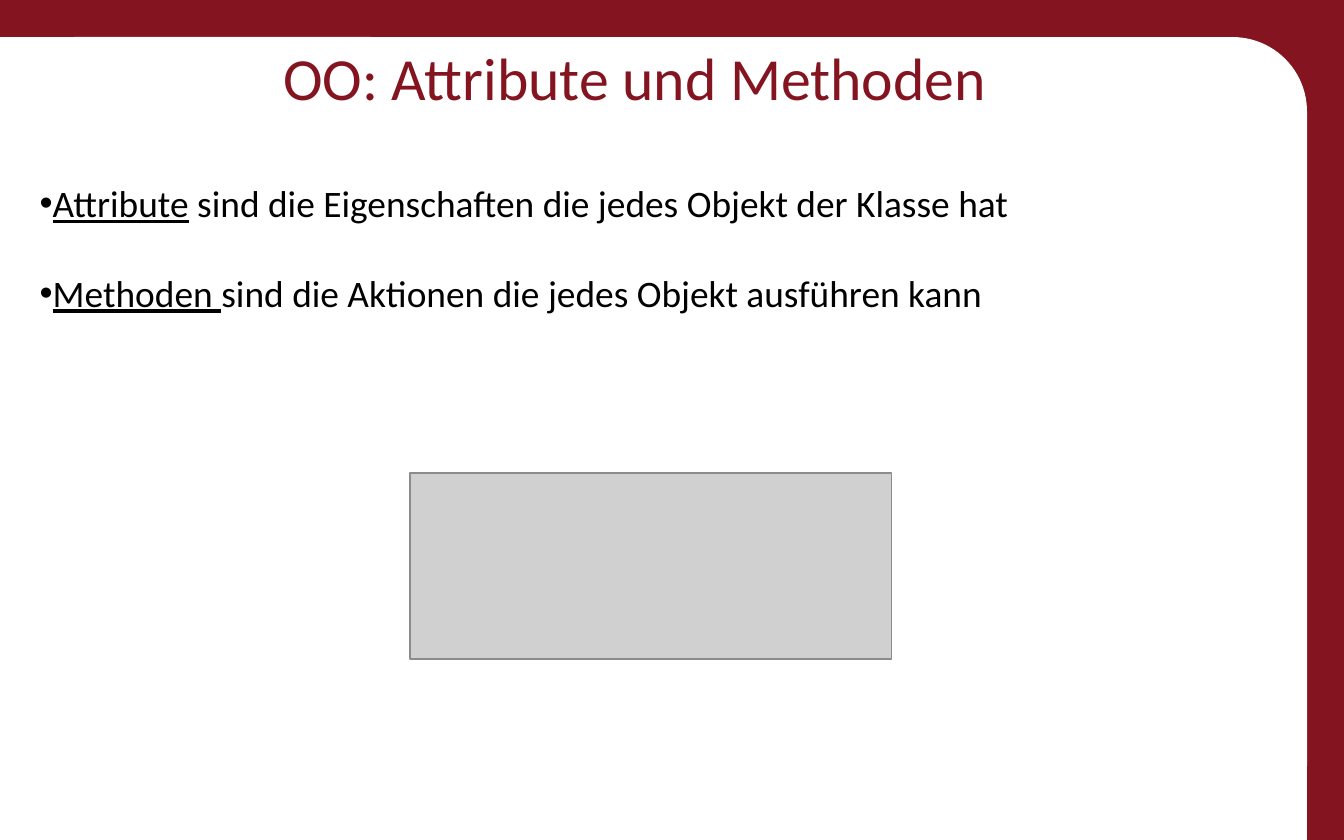
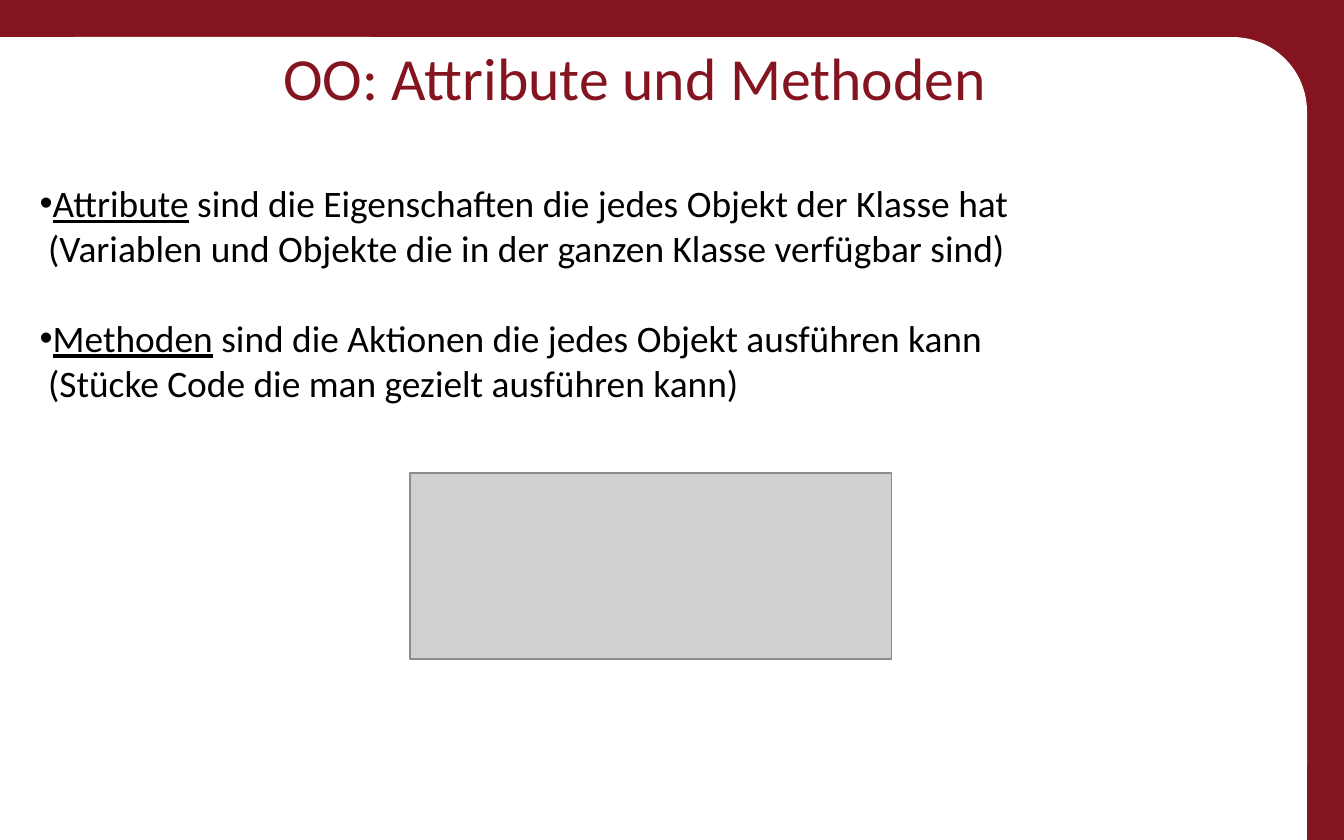
Before and after one commit to Roboscope/java-with-nao, a slide deck: slide 34 of Präsentationen/Anfänger - Java mit NAO.pptx. Drawn at 1344x840 pixels with LibreOffice and Linux fonts; fonts in the diff are those of the drawing; grey boxes stand for pictures; background and template pictures are left out. Boxes give left, top, right and bottom in pixels: in the first picture for what was removed or moved away, otherwise in the second. Text is boxed around its words. In the diff, an @@ line names an element or a change of style, - is before the commit and + after.

```diff
--- a/Präsentationen/Anfänger - Java mit NAO.pptx
+++ b/Präsentationen/Anfänger - Java mit NAO.pptx
@@ text at <box>48,191,1008,404</box>: text changed @@
-• Attribute sind die Eigenschaften die jedes Objekt der Klasse hat
-• Methoden sind die Aktionen die jedes Objekt ausführen kann
+• Attribute sind die Eigenschaften die jedes Objekt der Klasse hat
+  (Variablen und Objekte die in der ganzen Klasse verfügbar sind)
+• Methoden sind die Aktionen die jedes Objekt ausführen kann
+  (Stücke Code die man gezielt ausführen kann)
```
Also in this commit, not shown: 9 other slides changed, 1 slide added, 7 other files.
